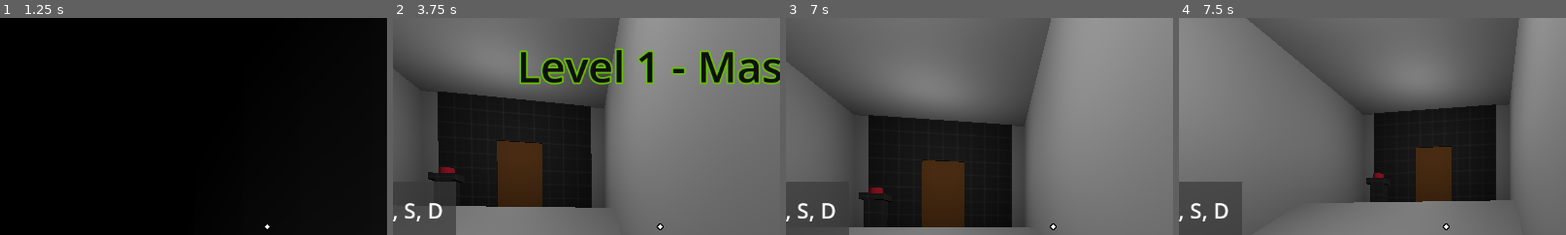
Above: before the commit, frames 1-4 (left to right).
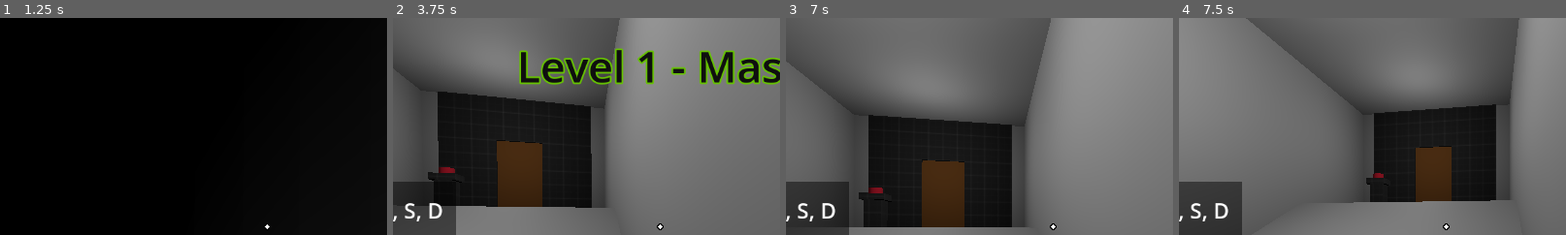
Above: after the commit, the same moments.

Repository: Radian6405/Rescale
Game: Godot game, scene res://levels/Chapter 1/level_1_1.tscn
Two runs of this game, one before a commit and one after it. Both use one fixed random seed, a clock stepped at 60 frames per second and the inputs below.
Inputs (mouse positions are % of the whole screen's width and height, from its top left):
- Up to frame 1 (1.25 s): tap Enter at 0.5 s; move the mouse to (55, 50) at 0.52 s; hold D (move_right) from 0.53 s (still down); tap Space (jump) at 0.6, 0.77, 1.07 s
- Up to frame 2 (3.75 s): move the mouse to (45, 50) at 1.27 s; release D (move_right) at 1.28 s; hold S (move_back) 1.28-2.03 s; tap Q (decrease_size) at 1.35 s; tap Space (jump) at 1.52, 1.55, 1.82, 2.3, 3.02, 3.05, 3.32 s; move the mouse to (52, 48) at 2.02 s; press the mouse at (52, 48) at 2.03 s; hold D (move_right) 2.03-3.53 s; move the mouse to (49, 52) at 2.77 s; release the mouse at (49, 52) at 2.78 s; tap E (increase_size) at 2.85 s; move the mouse to (57, 51) at 3.52 s; hold A (move_left) from 3.53 s (still down); tap F (interact) at 3.6 s
- Up to frame 3 (7 s): tap Space (jump) at 3.77, 3.8, 4.07, 4.52, 4.55, 4.82, 5.3, 5.85, 6.02, 6.32, 6.77, 6.8 s; move the mouse to (42, 49) at 4.27 s; tap W (move_front) at 4.35 s; move the mouse to (51, 50) at 5.02 s; release A (move_left) at 5.03 s; hold S (move_back) 5.03-5.78 s; hold Shift (sprint) 5.03-5.78 s; move the mouse to (46, 48) at 5.77 s; hold D (move_right) from 5.78 s (still down); move the mouse to (55, 50) at 6.52 s; tap Q (decrease_size) at 6.6 s
- Up to frame 4 (7.5 s): keep holding D (move_right); tap Space (jump) at 7.07 s; move the mouse to (45, 50) at 7.27 s; click (45, 50) at 7.35 s
The pictures show only the part of the screen within x 16-65%, y 2-52%; the shares and areas given below are measured in that part.

Frame 1 is identical in both runs. In frame 2, 1.3% of the frame differs, in the area x 2-17%, y 75-87%; in frame 3, 0.3%; in frame 4, less than 0.1%.
Error before the commit: Invalid access to property or key 'hand' on a base object of type 'Nil'. (res://levels/Chapter)

Commit message:
feat: additional tutorial label for level 1-3

Diff:
--- /dev/null
+++ b/levels/Chapter 1/TutorialManager1-3.gd
@@ -0,0 +1,15 @@
+extends Node3D
+
+@onready var label_1: Label = $VBoxContainer2/Label1
+
+func _ready() -> void:
+	label_1.visible = false
+
+func _on_tut_1_area_body_entered(body: Node3D) -> void:
+	if body is player:
+		label_1.visible = true
+
+
+func _on_tut_1_area_body_exited(body: Node3D) -> void:
+	if body is player:
+		label_1.visible = false
--- a/levels/Chapter 1/level_1_1.tscn
+++ b/levels/Chapter 1/level_1_1.tscn
@@ -33,29 +33,13 @@
 [sub_resource type="BoxShape3D" id="BoxShape3D_lx81q"]
 size = Vector3(19.9, 5, 6)
 
-[sub_resource type="StyleBoxFlat" id="StyleBoxFlat_r4dja"]
-bg_color = Color(0.223529, 0.223529, 0.223529, 0.701961)
+[sub_resource type="StyleBoxFlat" id="StyleBoxFlat_pifn7"]
+bg_color = Color(0, 0, 0, 0.470588)
 border_width_left = 20
 border_width_top = 20
 border_width_right = 20
 border_width_bottom = 20
-border_color = Color(0.223529, 0.223529, 0.223529, 0.701961)
-
-[sub_resource type="StyleBoxFlat" id="StyleBoxFlat_qjig6"]
-bg_color = Color(0.223529, 0.223529, 0.223529, 0.701961)
-border_width_left = 20
-border_width_top = 20
-border_width_right = 20
-border_width_bottom = 20
-border_color = Color(0.223529, 0.223529, 0.223529, 0.701961)
-
-[sub_resource type="StyleBoxFlat" id="StyleBoxFlat_0503g"]
-bg_color = Color(0.223529, 0.223529, 0.223529, 0.701961)
-border_width_left = 20
-border_width_top = 20
-border_width_right = 20
-border_width_bottom = 20
-border_color = Color(0.223529, 0.223529, 0.223529, 0.701961)
+border_color = Color(0, 0, 0, 0.470588)
 
 [node name="Level 1-1" type="Node3D"]
 
@@ -159,8 +143,9 @@
 light_energy = 3.0
 omni_range = 10.0
 
-[node name="TutorialManager" type="Node3D" parent="."]
+[node name="TutorialManager" type="Node3D" parent="." node_paths=PackedStringArray("player_obj")]
 script = ExtResource("8_it41w")
+player_obj = NodePath("../player")
 
 [node name="tut1" type="Node" parent="TutorialManager"]
 
@@ -203,7 +188,7 @@
 layout_mode = 2
 size_flags_horizontal = 4
 theme_override_font_sizes/font_size = 32
-theme_override_styles/normal = SubResource("StyleBoxFlat_r4dja")
+theme_override_styles/normal = SubResource("StyleBoxFlat_pifn7")
 text = "Use W, A, S, D
  to move"
 horizontal_alignment = 1
@@ -214,7 +199,7 @@
 layout_mode = 2
 size_flags_horizontal = 4
 theme_override_font_sizes/font_size = 32
-theme_override_styles/normal = SubResource("StyleBoxFlat_qjig6")
+theme_override_styles/normal = SubResource("StyleBoxFlat_pifn7")
 text = "hold LMB to
 pickup objects"
 horizontal_alignment = 1
@@ -225,7 +210,7 @@
 layout_mode = 2
 size_flags_horizontal = 4
 theme_override_font_sizes/font_size = 32
-theme_override_styles/normal = SubResource("StyleBoxFlat_0503g")
+theme_override_styles/normal = SubResource("StyleBoxFlat_pifn7")
 text = "Drop object
 on the platform"
 horizontal_alignment = 1
@@ -236,7 +221,7 @@
 layout_mode = 2
 size_flags_horizontal = 4
 theme_override_font_sizes/font_size = 32
-theme_override_styles/normal = SubResource("StyleBoxFlat_0503g")
+theme_override_styles/normal = SubResource("StyleBoxFlat_pifn7")
 text = "Drop down
 the tunnel"
 horizontal_alignment = 1
--- a/levels/Chapter 1/level_1_2.tscn
+++ b/levels/Chapter 1/level_1_2.tscn
@@ -32,13 +32,13 @@
 [sub_resource type="BoxShape3D" id="BoxShape3D_g71mo"]
 size = Vector3(16.9, 5, 20)
 
-[sub_resource type="StyleBoxFlat" id="StyleBoxFlat_k6y8g"]
-bg_color = Color(0.223529, 0.223529, 0.223529, 0.701961)
+[sub_resource type="StyleBoxFlat" id="StyleBoxFlat_bpnl4"]
+bg_color = Color(0, 0, 0, 0.470588)
 border_width_left = 20
 border_width_top = 20
 border_width_right = 20
 border_width_bottom = 20
-border_color = Color(0.223529, 0.223529, 0.223529, 0.701961)
+border_color = Color(0, 0, 0, 0.470588)
 
 [node name="Level 1-2" type="Node3D"]
 
@@ -224,7 +224,7 @@
 layout_mode = 2
 size_flags_horizontal = 4
 theme_override_font_sizes/font_size = 32
-theme_override_styles/normal = SubResource("StyleBoxFlat_k6y8g")
+theme_override_styles/normal = SubResource("StyleBoxFlat_bpnl4")
 text = "Use Q & E
 to resize objects"
 horizontal_alignment = 1
--- a/levels/Chapter 1/level_1_3.tscn
+++ b/levels/Chapter 1/level_1_3.tscn
@@ -9,9 +9,21 @@
 [ext_resource type="PackedScene" uid="uid://brfkej0x7u71m" path="res://player/player.tscn" id="7_epfu0"]
 [ext_resource type="PackedScene" uid="uid://c0sn6g57gxaaw" path="res://scenes/Jumpad/border_jumpad.tscn" id="7_ggx8u"]
 [ext_resource type="PackedScene" uid="uid://cxhnmn8ecgrrr" path="res://scenes/killzone/killzone.tscn" id="9_xlvhd"]
+[ext_resource type="Script" path="res://levels/Chapter 1/TutorialManager1-3.gd" id="10_vtrwk"]
 
 [sub_resource type="BoxShape3D" id="BoxShape3D_an67a"]
 size = Vector3(43.1, 4, 7)
+
+[sub_resource type="BoxShape3D" id="BoxShape3D_gmbkf"]
+size = Vector3(11.3, 5, 7)
+
+[sub_resource type="StyleBoxFlat" id="StyleBoxFlat_wpyf1"]
+bg_color = Color(0, 0, 0, 0.470588)
+border_width_left = 20
+border_width_top = 20
+border_width_right = 20
+border_width_bottom = 20
+border_color = Color(0, 0, 0, 0.470588)
 
 [node name="Level 1-3" type="Node3D"]
 
@@ -29,9 +41,9 @@
 size = Vector3(10, 5, 20)
 
 [node name="CSGBox3D5" type="CSGBox3D" parent="CSGCombiner3D"]
-transform = Transform3D(1, 0, 0, 0, 1, 0, 0, 0, 1, 37.5, 5, 11)
+transform = Transform3D(1, 0, 0, 0, 1, 0, 0, 0, 1, 37.55, 5, 11)
 flip_faces = true
-size = Vector3(57, 30, 7)
+size = Vector3(57.1, 30, 7)
 
 [node name="CSGBox3D6" type="CSGBox3D" parent="CSGCombiner3D"]
 transform = Transform3D(1, 0, 0, 0, 1, 0, 0, 0, 1, 7.05, 2, 11)
@@ -160,4 +172,40 @@
 transform = Transform3D(1, 0, 0, 0, 1, 0, 0, 0, 1, -2.45, -8, 0)
 shape = SubResource("BoxShape3D_an67a")
 
+[node name="TutorialManager" type="Node3D" parent="."]
+script = ExtResource("10_vtrwk")
+
+[node name="tut1" type="Node" parent="TutorialManager"]
+
+[node name="tut1area" type="Area3D" parent="TutorialManager/tut1"]
+
+[node name="CollisionShape3D" type="CollisionShape3D" parent="TutorialManager/tut1/tut1area"]
+transform = Transform3D(1, 0, 0, 0, 1, 0, 0, 0, 1, 10.7606, 2.5, 10.9641)
+shape = SubResource("BoxShape3D_gmbkf")
+
+[node name="VBoxContainer2" type="VBoxContainer" parent="TutorialManager"]
+anchors_preset = 4
+anchor_top = 0.5
+anchor_bottom = 0.5
+offset_left = 23.0
+offset_top = -69.0
+offset_right = 275.0
+offset_bottom = 69.0
+grow_vertical = 2
+size_flags_horizontal = 0
+alignment = 1
+
+[node name="Label1" type="Label" parent="TutorialManager/VBoxContainer2"]
+layout_mode = 2
+size_flags_horizontal = 4
+theme_override_font_sizes/font_size = 32
+theme_override_styles/normal = SubResource("StyleBoxFlat_wpyf1")
+text = "Press Space
+to jump"
+horizontal_alignment = 1
+vertical_alignment = 1
+
+[connection signal="body_entered" from="TutorialManager/tut1/tut1area" to="TutorialManager" method="_on_tut_1_area_body_entered"]
+[connection signal="body_exited" from="TutorialManager/tut1/tut1area" to="TutorialManager" method="_on_tut_1_area_body_exited"]
+
 [editable path="killzone"]
Not shown: 1 places in levels/Chapter 1/level_1_1.tscn that only renumber resources
Not shown: 1 places in levels/Chapter 1/level_1_3.tscn that only renumber resources
